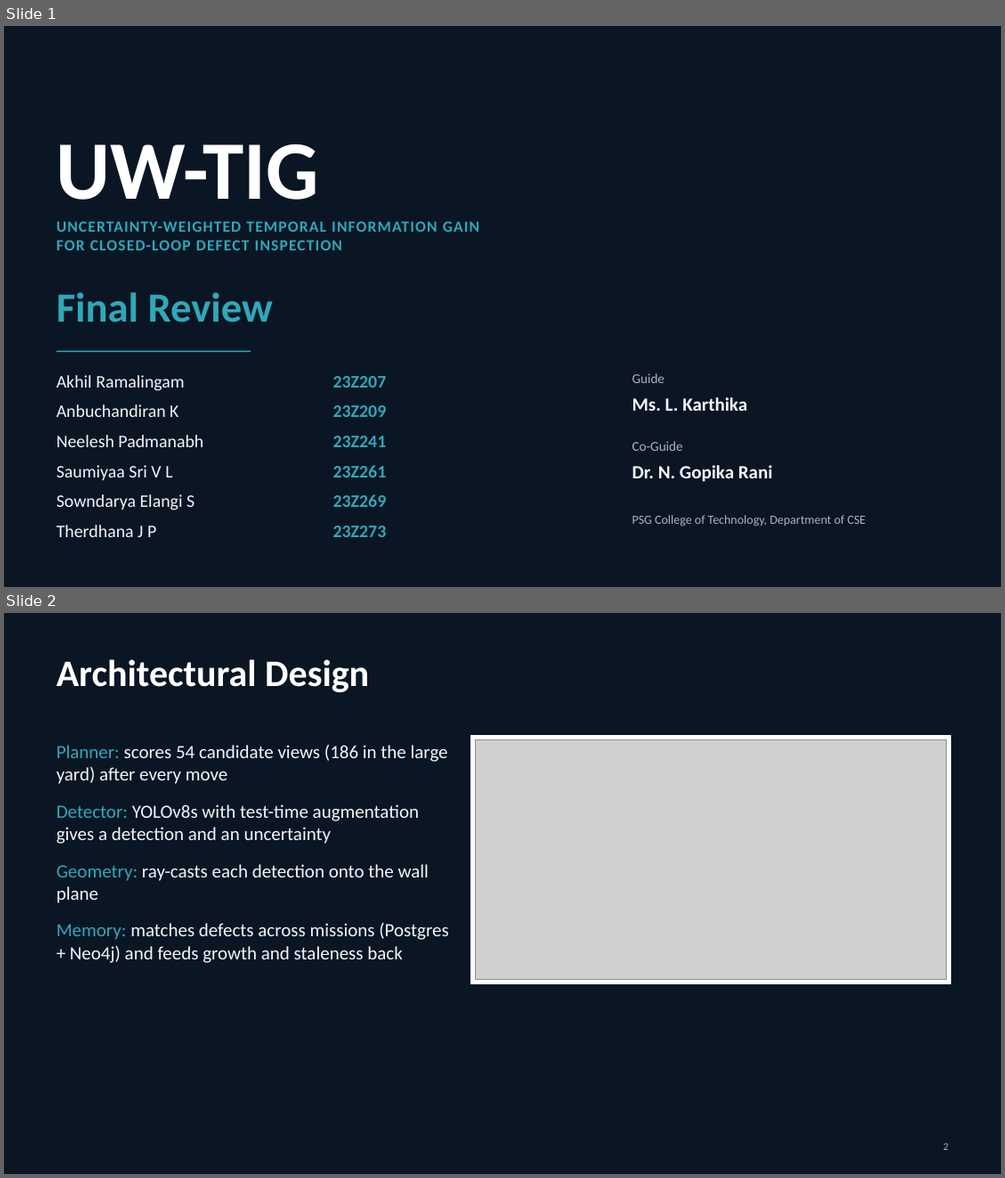
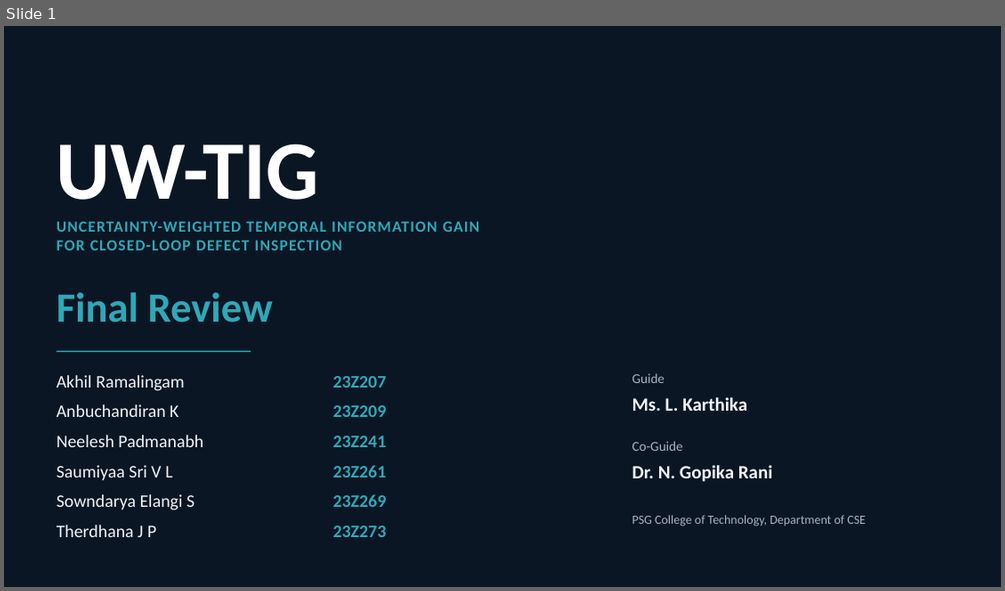
Before and after one commit to DrNeel11/project_work_1, a slide deck: drone-sim-today/UW-TIG_Review_Deck.pptx. Shown one above the other, each under a label of ours: slides 1 and 2 before the commit, slide 1 after it. The pictures are 1005x1178 and 1005x591 pixels, drawn with LibreOffice and Linux fonts; fonts in the diff are those of the drawing; grey boxes stand for pictures. Boxes give left, top, right and bottom in pixels: in the first picture for what was removed or moved away, otherwise in the second. Text is boxed around its words. In the diff, an @@ line names an element or a change of style, - is before the commit and + after.

```diff
--- a/drone-sim-today/UW-TIG_Review_Deck.pptx
+++ b/drone-sim-today/UW-TIG_Review_Deck.pptx
@@ slide 2 removed at [4,613,1001,1174], background #0B1624 @@
@@ title removed at [57,659,369,692] @@
-Architectural Design
@@ text removed at [57,745,448,963] @@
-• Planner: scores 54 candidate views (186 in the large yard) after every move
-• Detector: YOLOv8s with test-time augmentation gives a detection and an uncertainty
-• Geometry: ray-casts each detection onto the wall plane
-• Memory: matches defects across missions (Postgres + Neo4j) and feeds growth and staleness back
@@ rectangle removed at [470,736,951,984] @@
@@ picture removed at [475,740,947,980] @@
@@ text removed at [943,1143,948,1150] @@
-2
```
Also in this commit, not shown: 11 slides changed, 3 slides added, 13 other files.
